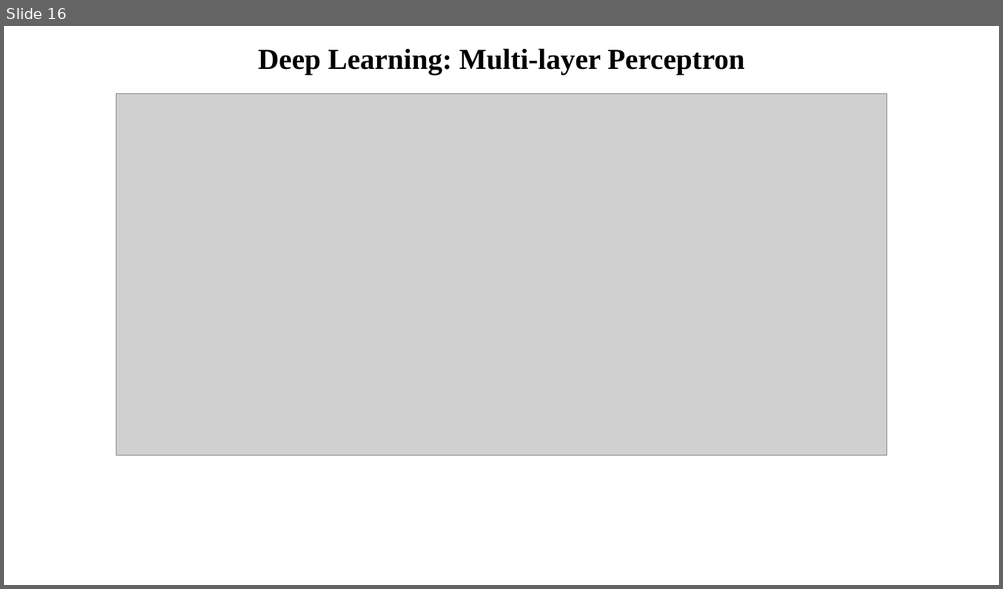
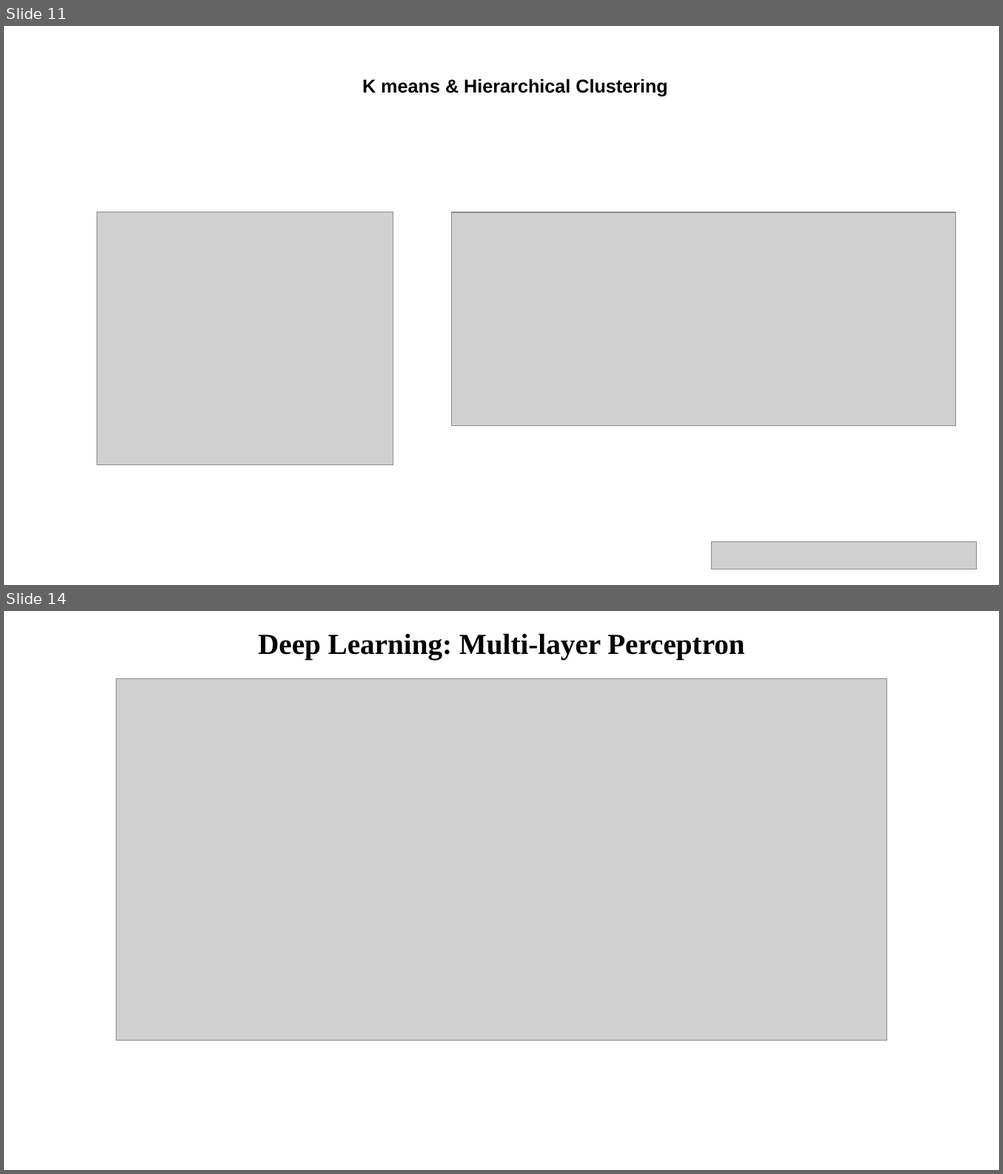
Before and after one commit to MichiganDataScienceTeam/W26-MDST-Project_Heart-Failure-Survival-Analysis, a slide deck: slides/Final Presentation.pptx. Shown one above the other, each under a label of ours: slide 16 before the commit, slides 11 and 14 after it; the slides between them are not shown. The pictures are 1003x589 and 1003x1174 pixels, drawn with LibreOffice and Linux fonts; fonts in the diff are those of the drawing; grey boxes stand for pictures. Boxes give left, top, right and bottom in pixels: in the first picture for what was removed or moved away, otherwise in the second. Text is boxed around its words. In the diff, an @@ line names an element or a change of style, - is before the commit and + after.

```diff
--- a/slides/Final Presentation.pptx
+++ b/slides/Final Presentation.pptx
@@ slide 11 added at <box>4,26,999,585</box>, background #FFFFFF @@
@@ text added at <box>362,79,667,97</box>, 18 pt, text #000000, bold @@
+K means & Hierarchical Clustering
@@ picture added at <box>97,212,393,466</box> @@
@@ picture added at <box>452,212,956,426</box> @@
@@ picture added at <box>711,543,977,570</box> @@
@@ what was slide 16 is now slide 14 @@
```
Also in this commit, not shown: 10 slides changed, 3 other slides added, 4 slides removed.
